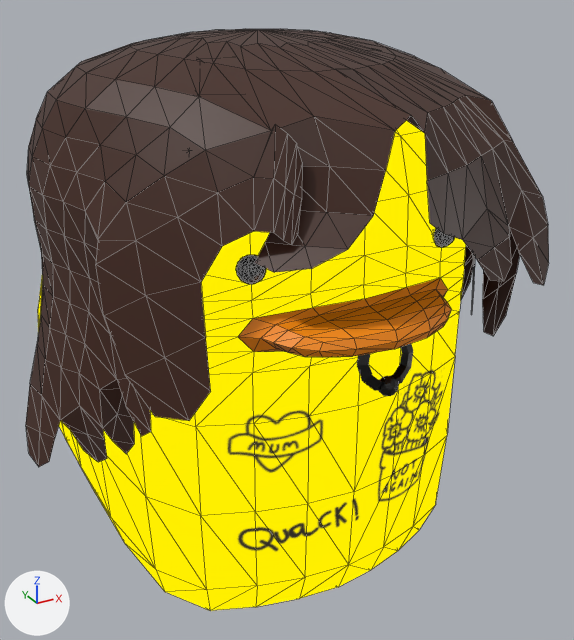
Two versions of the glTF model public/models/Duck_Me.glb, one commit apart.
Before and after are seen from a camera (50 mm lens) standing at (-1.96, -4.12, 3.2) and looking at (0.32, 0.01, 1.14). The lights are fixed; the arrows at lower left show +X, +Y and +Z. Mesh edges are drawn as thin lines on the coarser meshes. Where no turn or scale is listed for an object, it has been applied to the vertices.

Names of what the first picture shows: 'Duck', 'Hair', 'NoseRing'.
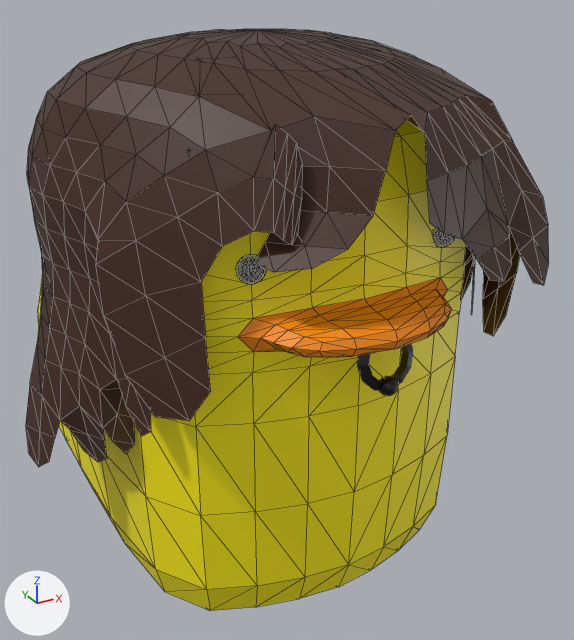
Diff of the bpy script that builds the scene:
```diff
--- a/public/models/Duck_Me.glb.py
+++ b/public/models/Duck_Me.glb.py
@@ mat_feathers @@
 mat_feathers = bpy.data.materials.new('Feathers')
-# nodes: BsdfTransparent, Emission, LightPath, MixShader, OutputMaterial, TexImage
-# uses the picture img_duck_texture
+# nodes: BsdfPrincipled, OutputMaterial
+# colours: yellow #ffef00
```

Pixel boxes (x1, y1, x2, y2) of what changed, in the pictures (574 x 640 px):
'Duck', surface changed
    both: (38, 120, 466, 611)
